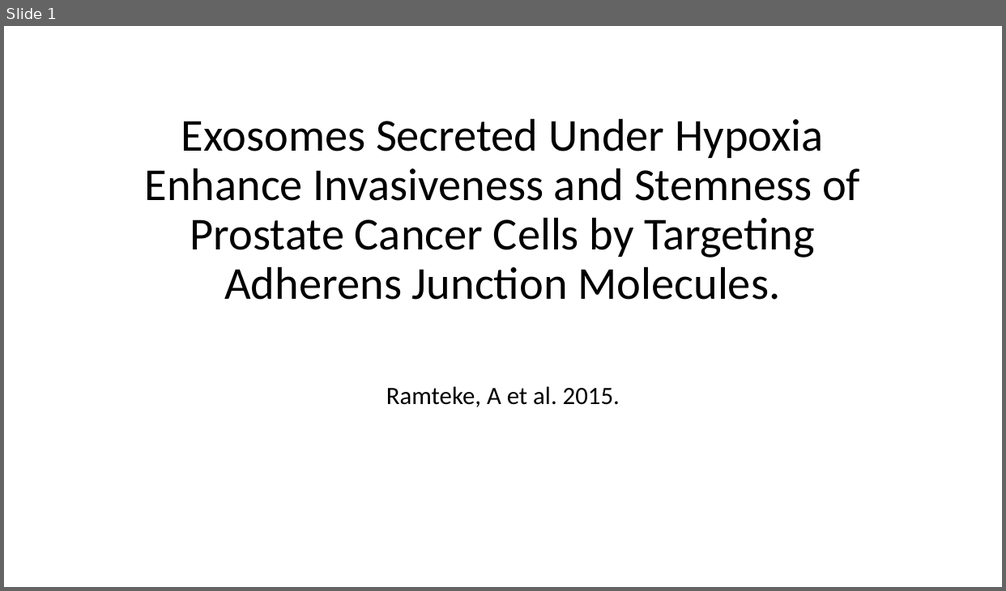
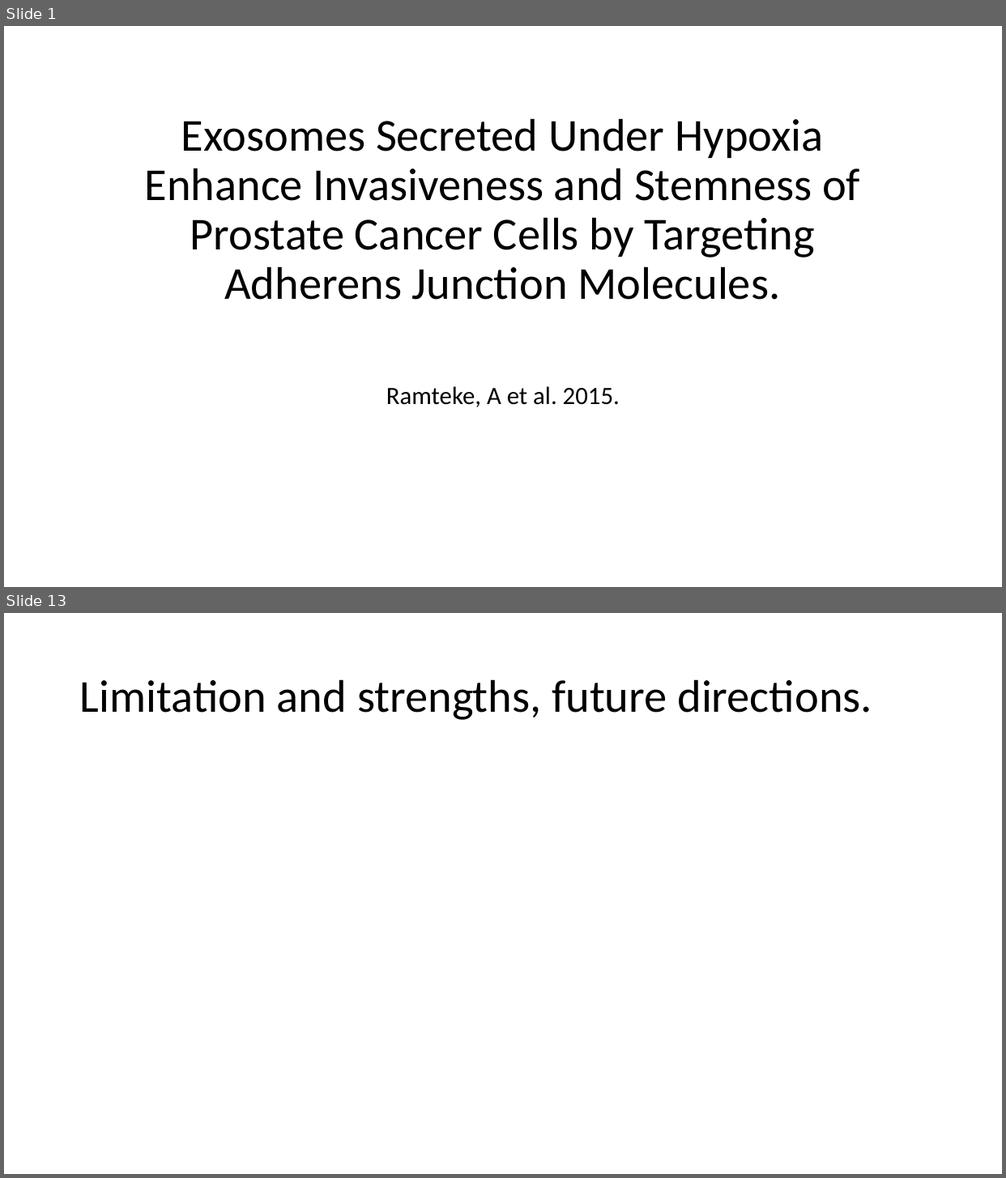
Before and after one commit to HarleyRobinson/Honours2, a slide deck: BackgroundInfo/JCslides.pptx. Shown one above the other, each under a label of ours: slide 1 before the commit, slides 1 and 13 after it; the slides between them are not shown. The pictures are 1006x591 and 1006x1178 pixels, drawn with LibreOffice and Linux fonts; fonts in the diff are those of the drawing. Boxes give left, top, right and bottom in pixels: in the first picture for what was removed or moved away, otherwise in the second. Text is boxed around its words. In the diff, an @@ line names an element or a change of style, - is before the commit and + after.

```diff
--- a/BackgroundInfo/JCslides.pptx
+++ b/BackgroundInfo/JCslides.pptx
@@ slide 13 added at (4,613,1002,1174), background #FFFFFF @@
@@ title added at (80,679,872,720), 44 pt, text #000000 @@
+Limitation and strengths, future directions.
```
Also in this commit, not shown: 12 other slides added, 6 slides removed, 11 other files.
